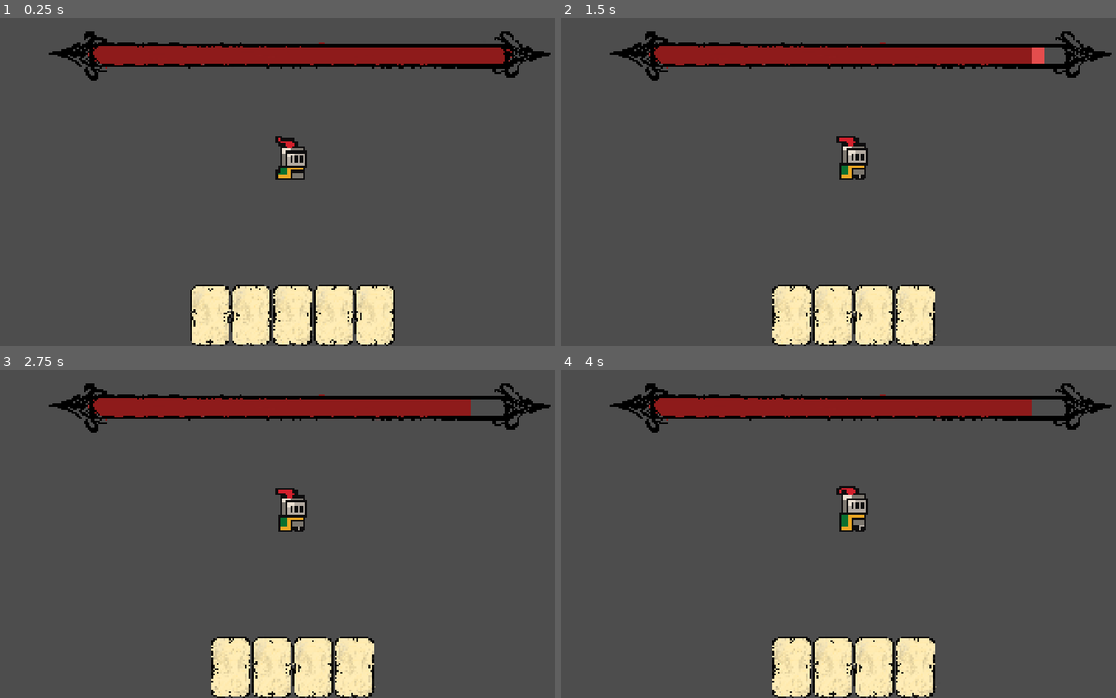
Above: before the commit, frames 1-4 (two rows, left to right).
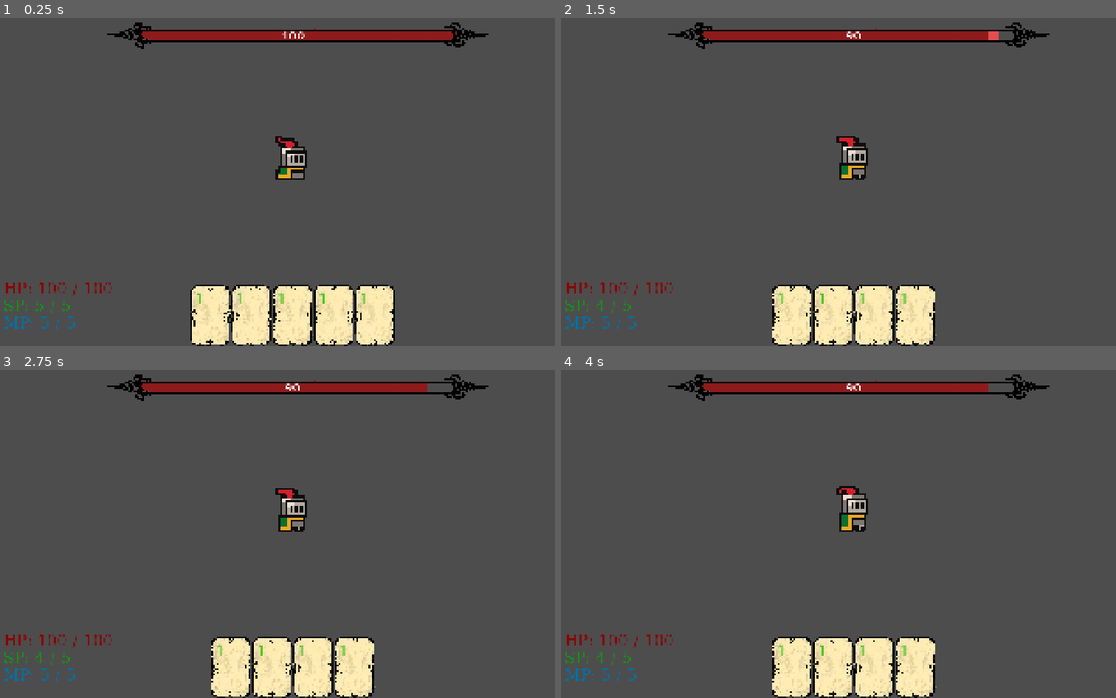
Above: after the commit, the same moments.

Repository: Leony-Liu/LW_game_development
Game: Godot game, scene res://Scene/MAIN/MAIN.tscn
Two runs of this game, one before a commit and one after it. Both use one fixed random seed, a clock stepped at 60 frames per second and the inputs below. This scene is started directly instead of the project's main scene.
Inputs (mouse positions are in pixels of both pictures, inside the frame that each line leads up to):
- Up to frame 1 (0.25 s): no input
- Up to frame 2 (1.5 s): click (771, 316) at 0.52 s; hold D (Right) from 1.28 s (still down); hold Space (block_key) from 1.28 s (still down)
- Up to frame 3 (2.75 s): release D (Right) at 2.03 s; release Space (block_key) at 2.03 s; hold S (Down) from 2.03 s (still down); tap Space (block_key) at 2.1 s
- Up to frame 4 (4 s): tap Enter at 2.75 s; release S (Down) at 2.78 s; hold D (Right) 2.78-3.53 s; hold Space (block_key) 2.78-3.53 s; hold W (Up) from 3.53 s (still down); tap Space (block_key) at 3.6 s

The runs differ from the first frame. In frame 1, 9.1% of the frame differs, in the area x 0-100%, y 1-96%; in frame 2, 8.8%; in frame 3, 8.7%; in frame 4, 8.7%.

Commit message:
新增（战斗场景）：玩家敌人基础数据显示在界面上

Diff:
--- a/DataBase/AllCardData.csv
+++ b/DataBase/AllCardData.csv
@@ -1,3 +1,3 @@
-id,categories,card_name,stanima_cost,mana_cost,damage,effects,reuse,posture_damage,description
-10001,attack,strike,1,0,10,0,1,10,打击：基础攻击牌
-10002,attack,heavy_blow,2,0,20,vulnerable:20,1,20,重击：上20脆弱
+id,categories,card_name,stamina_cost,mana_cost,damage,effects,reuse,posture_damage,description
+10001,attack,strike,1,0,10,0,1,10,打击：攻击牌测试
+10002,attack,heavy_blow,2,0,20,vulnerable:20,1,20, 重击：效果测试增加20点脆弱
--- a/Scene/Battle_scene/Battlescene.tscn
+++ b/Scene/Battle_scene/Battlescene.tscn
@@ -1,11 +1,12 @@
-[gd_scene load_steps=7 format=3 uid="uid://dendpgv3l41yl"]
+[gd_scene load_steps=8 format=3 uid="uid://dendpgv3l41yl"]
 
 [ext_resource type="Script" uid="uid://2fhw3cnsqx6o" path="res://Scene/Battle_scene/Scripts/battle_game_manager.gd" id="1_ebhhr"]
 [ext_resource type="Script" uid="uid://cjkwkg4utu1o8" path="res://Scene/Battle_scene/Scripts/card_manager.gd" id="1_ygjx7"]
 [ext_resource type="PackedScene" uid="uid://7cdujhisinjp" path="res://Scene/Player_Battle_Scene/player.tscn" id="2_noken"]
 [ext_resource type="PackedScene" uid="uid://ci2n0jrhben06" path="res://Scene/Enemy_Battle_Scene/Enemy.tscn" id="3_mvvqq"]
 [ext_resource type="Script" uid="uid://cn6n0udgtnrfh" path="res://Scene/Battle_scene/Scripts/battle_ui_manager.gd" id="3_nr23r"]
-[ext_resource type="PackedScene" uid="uid://d4lo5ywjrle2p" path="res://Scene/Battle_scene/PrivateScene/UI/HPBar/hp_bar_root.tscn" id="6_qo3ej"]
+[ext_resource type="PackedScene" uid="uid://d4lo5ywjrle2p" path="res://Scene/Battle_scene/PrivateScene/UI/EnemyHPBar/enemy_hp_bar_root.tscn" id="6_qo3ej"]
+[ext_resource type="PackedScene" uid="uid://c5rx8b18vfr3k" path="res://Scene/Battle_scene/PrivateScene/UI/PlayerInformation/player_infromation.tscn" id="7_tsycl"]
 
 [node name="BattleScene" type="Node2D"]
 script = ExtResource("1_ebhhr")
@@ -60,5 +61,8 @@
 grow_horizontal = 2
 grow_vertical = 0
 
-[node name="HPBarRoot" parent="UIManager/UIRoot" instance=ExtResource("6_qo3ej")]
+[node name="EnemyHPBarRoot" parent="UIManager/UIRoot" instance=ExtResource("6_qo3ej")]
 layout_mode = 1
+
+[node name="PlayerInfromation" parent="UIManager/UIRoot" instance=ExtResource("7_tsycl")]
+layout_mode = 1
--- a/Scene/Battle_scene/PrivateScene/UI/HPBar/hp_bar_root.gd
+++ b/Scene/Battle_scene/PrivateScene/UI/EnemyHPBar/enemy_hp_bar_root.gd
@@ -1,7 +1,12 @@
+
+
+
 extends Control
 
 @onready var current_hp_bar = $current_hp
 @onready var different_hp_bar = $different_hp
+@onready var show_hp = $MarginContainer/currentHP
+
 
 # 声明一个变量来存储动画，防止连续被砍时动画冲突
 var catchup_tween: Tween
@@ -12,6 +17,9 @@
 
 
 func _on_enemy_hp_changed(current: int, max_hp: int) -> void:
+
+	show_hp.text = "%d" % [current]
+	print("敌人血条：成功同步血量数值显示，当前血量为%d" %current)
 	# 1. 更新最大血量上限（以防不同怪物血量上限不同）
 	current_hp_bar.max_value = max_hp
 	different_hp_bar.max_value = max_hp
@@ -27,10 +35,7 @@
 	# 创建一个新的补间动画
 	catchup_tween = create_tween()
 
-	# 【神仙手感调优】：
-	# set_delay(0.2)：让底部的差值血条先停顿 0.2 秒，让玩家看清楚扣了多少血。
-	# set_trans(Tween.TRANS_SINE) + set_ease(Tween.EASE_OUT)：让血条缩减的速度先快后慢，非常丝滑。
-	# 0.4：整个缩减过程花费 0.4 秒。
+
 	catchup_tween.tween_property(different_hp_bar, "value", current, 0.4)\
 		.set_delay(0.2)\
 		.set_trans(Tween.TRANS_SINE)\
--- /dev/null
+++ b/Scene/Battle_scene/PrivateScene/UI/EnemyHPBar/enemy_hp_bar_root.tscn
@@ -0,0 +1,76 @@
+[gd_scene load_steps=6 format=3 uid="uid://d4lo5ywjrle2p"]
+
+[ext_resource type="Script" uid="uid://2lxesc776017" path="res://Scene/Battle_scene/PrivateScene/UI/EnemyHPBar/enemy_hp_bar_root.gd" id="1_5soxg"]
+[ext_resource type="Texture2D" uid="uid://c513o4fa1etss" path="res://Scene/Battle_scene/PrivateScene/UI/EnemyHPBar/差值血量.png" id="2_7fqla"]
+[ext_resource type="Texture2D" uid="uid://x63ea576ylmu" path="res://Scene/Battle_scene/PrivateScene/UI/EnemyHPBar/当前血量.png" id="3_vujmf"]
+[ext_resource type="Texture2D" uid="uid://mn2ejus4w476" path="res://Scene/Battle_scene/PrivateScene/UI/EnemyHPBar/边框.png" id="4_065f2"]
+
+[sub_resource type="Theme" id="Theme_5soxg"]
+Label/font_sizes/font_size = 60
+
+[node name="EnemyHPBarRoot" type="Control"]
+layout_mode = 3
+anchors_preset = 5
+anchor_left = 0.5
+anchor_right = 0.5
+grow_horizontal = 2
+scale = Vector2(0.76, 0.52)
+script = ExtResource("1_5soxg")
+
+[node name="different_hp" type="TextureProgressBar" parent="."]
+layout_mode = 1
+anchors_preset = 5
+anchor_left = 0.5
+anchor_right = 0.5
+offset_left = -667.0
+offset_top = 54.0
+offset_right = 716.0
+offset_bottom = 211.0
+grow_horizontal = 2
+value = 100.0
+texture_progress = ExtResource("2_7fqla")
+
+[node name="current_hp" type="TextureProgressBar" parent="."]
+layout_mode = 1
+anchors_preset = 5
+anchor_left = 0.5
+anchor_right = 0.5
+offset_left = -665.0
+offset_top = 71.0
+offset_right = 716.0
+offset_bottom = 200.0
+grow_horizontal = 2
+value = 100.0
+texture_progress = ExtResource("3_vujmf")
+
+[node name="border" type="TextureRect" parent="."]
+layout_mode = 1
+anchors_preset = 5
+anchor_left = 0.5
+anchor_right = 0.5
+offset_left = -877.5
+offset_right = 877.5
+offset_bottom = 294.0
+grow_horizontal = 2
+texture = ExtResource("4_065f2")
+
+[node name="Control" type="Control" parent="."]
+anchors_preset = 0
+offset_right = 40.0
+offset_bottom = 40.0
+
+[node name="MarginContainer" type="MarginContainer" parent="."]
+layout_mode = 1
+anchors_preset = 5
+anchor_left = 0.5
+anchor_right = 0.5
+offset_left = -20.0
+offset_right = 20.0
+offset_bottom = 40.0
+grow_horizontal = 2
+theme_override_constants/margin_top = 92
+
+[node name="currentHP" type="Label" parent="MarginContainer"]
+layout_mode = 2
+theme = SubResource("Theme_5soxg")
+text = "this is a bug"
--- a/Scene/Battle_scene/PrivateScene/UI/HPBar/hp_bar_root.tscn
+++ /dev/null
@@ -1,57 +0,0 @@
-[gd_scene load_steps=5 format=3 uid="uid://d4lo5ywjrle2p"]
-
-[ext_resource type="Script" uid="uid://2lxesc776017" path="res://Scene/Battle_scene/PrivateScene/UI/HPBar/hp_bar_root.gd" id="1_05lbt"]
-[ext_resource type="Texture2D" uid="uid://c513o4fa1etss" path="res://Scene/Battle_scene/PrivateScene/UI/HPBar/差值血量.png" id="2_tde1c"]
-[ext_resource type="Texture2D" uid="uid://x63ea576ylmu" path="res://Scene/Battle_scene/PrivateScene/UI/HPBar/当前血量.png" id="3_cccla"]
-[ext_resource type="Texture2D" uid="uid://mn2ejus4w476" path="res://Scene/Battle_scene/PrivateScene/UI/HPBar/边框.png" id="4_lldmq"]
-
-[node name="HPBarRoot" type="Control"]
-layout_mode = 3
-anchors_preset = 15
-anchor_right = 1.0
-anchor_bottom = 1.0
-grow_horizontal = 2
-grow_vertical = 2
-script = ExtResource("1_05lbt")
-
-[node name="different_hp" type="TextureProgressBar" parent="."]
-layout_mode = 1
-anchors_preset = 5
-anchor_left = 0.5
-anchor_right = 0.5
-offset_left = -667.0
-offset_top = 54.0
-offset_right = 716.0
-offset_bottom = 211.0
-grow_horizontal = 2
-value = 100.0
-texture_progress = ExtResource("2_tde1c")
-
-[node name="current_hp" type="TextureProgressBar" parent="."]
-layout_mode = 1
-anchors_preset = 5
-anchor_left = 0.5
-anchor_right = 0.5
-offset_left = -665.0
-offset_top = 71.0
-offset_right = 716.0
-offset_bottom = 200.0
-grow_horizontal = 2
-value = 100.0
-texture_progress = ExtResource("3_cccla")
-
-[node name="border" type="TextureRect" parent="."]
-layout_mode = 1
-anchors_preset = 5
-anchor_left = 0.5
-anchor_right = 0.5
-offset_left = -877.5
-offset_right = 877.5
-offset_bottom = 294.0
-grow_horizontal = 2
-texture = ExtResource("4_lldmq")
-
-[node name="Control" type="Control" parent="."]
-anchors_preset = 0
-offset_right = 40.0
-offset_bottom = 40.0
--- /dev/null
+++ b/Scene/Battle_scene/PrivateScene/UI/PlayerInformation/player_infromation.gd
@@ -0,0 +1,26 @@
+extends Control # 或者你根节点的实际类型，比如 CanvasLayer/MarginContainer
+
+# 获取三个 Label 节点的引用
+@onready var hp_label = $MarginContainer/VBoxContainer/HP
+@onready var stamina_label = $MarginContainer/VBoxContainer/Stanima
+@onready var mana_label = $MarginContainer/VBoxContainer/Mana
+
+
+func _ready():
+	# 监听全局事件总线，连接到对应的更新函数
+	EventBus.player_hp_changed.connect(update_hp)
+	EventBus.player_stamina_changed.connect(update_stamina)
+	EventBus.player_mana_changed.connect(update_mana)
+
+
+# --- 定义接收信号后执行的更新函数 ---
+
+func update_hp(current_hp: float, max_hp: float):
+	hp_label.text = "HP: %d / %d" % [current_hp, max_hp]
+
+func update_stamina(current_stamina: int, max_stamina: int):
+	# 注意参数名与你信号定义的保持了一致
+	stamina_label.text = "SP: %d / %d" % [current_stamina, max_stamina]
+
+func update_mana(current_mana: int, max_mana: int):
+	mana_label.text = "MP: %d / %d" % [current_mana, max_mana]
--- /dev/null
+++ b/Scene/Battle_scene/PrivateScene/UI/PlayerInformation/player_infromation.tscn
@@ -0,0 +1,63 @@
+[gd_scene load_steps=4 format=3 uid="uid://c5rx8b18vfr3k"]
+
+[ext_resource type="Script" uid="uid://bevfk1a46rt8a" path="res://Scene/Battle_scene/PrivateScene/UI/PlayerInformation/player_infromation.gd" id="1_on5e8"]
+
+[sub_resource type="FontFile" id="FontFile_on5e8"]
+cache/0/16/0/ascent = 0.0
+cache/0/16/0/descent = 0.0
+cache/0/16/0/underline_position = 0.0
+cache/0/16/0/underline_thickness = 0.0
+cache/0/16/0/scale = 1.0
+cache/0/72/0/ascent = 0.0
+cache/0/72/0/descent = 0.0
+cache/0/72/0/underline_position = 0.0
+cache/0/72/0/underline_thickness = 0.0
+cache/0/72/0/scale = 1.0
+cache/0/50/0/ascent = 0.0
+cache/0/50/0/descent = 0.0
+cache/0/50/0/underline_position = 0.0
+cache/0/50/0/underline_thickness = 0.0
+cache/0/50/0/scale = 1.0
+
+[sub_resource type="Theme" id="Theme_3dl66"]
+Label/font_sizes/font_size = 50
+Label/fonts/font = SubResource("FontFile_on5e8")
+
+[node name="PlayerInfromation" type="Control"]
+layout_mode = 3
+anchors_preset = 15
+anchor_right = 1.0
+anchor_bottom = 1.0
+grow_horizontal = 2
+grow_vertical = 2
+script = ExtResource("1_on5e8")
+
+[node name="MarginContainer" type="MarginContainer" parent="."]
+layout_mode = 1
+anchors_preset = 2
+anchor_top = 1.0
+anchor_bottom = 1.0
+offset_top = -209.0
+offset_right = 78.0
+grow_vertical = 0
+theme_override_constants/margin_left = 20
+theme_override_constants/margin_bottom = 20
+
+[node name="VBoxContainer" type="VBoxContainer" parent="MarginContainer"]
+layout_mode = 2
+theme = SubResource("Theme_3dl66")
+
+[node name="HP" type="Label" parent="MarginContainer/VBoxContainer"]
+layout_mode = 2
+theme_override_colors/font_color = Color(0.55, 0, 0, 1)
+text = "this is a bug"
+
+[node name="Stanima" type="Label" parent="MarginContainer/VBoxContainer"]
+layout_mode = 2
+theme_override_colors/font_color = Color(0.1064, 0.56, 0.11396, 1)
+text = "this is a bug"
+
+[node name="Mana" type="Label" parent="MarginContainer/VBoxContainer"]
+layout_mode = 2
+theme_override_colors/font_color = Color(0.0132, 0.4444, 0.66, 1)
+text = "this is a bug"
--- a/Scene/Card_scene/Card.tscn
+++ b/Scene/Card_scene/Card.tscn
@@ -1,7 +1,14 @@
-[gd_scene load_steps=14 format=3 uid="uid://b5bqwwplbqjgj"]
+[gd_scene load_steps=16 format=3 uid="uid://b5bqwwplbqjgj"]
 
 [ext_resource type="Script" uid="uid://bs05jrql004kf" path="res://Scene/Card_scene/Scripts/card_base.gd" id="1_avhnj"]
 [ext_resource type="Texture2D" uid="uid://bfrijf1mq6q8x" path="res://Scene/Card_scene/Arts/CardBackground.png" id="2_y7w7l"]
+
+[sub_resource type="Theme" id="Theme_xivxr"]
+Label/colors/font_color = Color(0.315423, 0.787908, 0.0982825, 1)
+Label/font_sizes/font_size = 50
+
+[sub_resource type="Theme" id="Theme_d862h"]
+Label/font_sizes/font_size = 32
 
 [sub_resource type="StyleBoxEmpty" id="StyleBoxEmpty_i38s8"]
 
@@ -68,23 +75,43 @@
 expand_mode = 1
 
 [node name="Illustration" type="TextureRect" parent="Visual"]
+layout_mode = 1
+anchors_preset = 8
+anchor_left = 0.5
+anchor_top = 0.5
+anchor_right = 0.5
+anchor_bottom = 0.5
+offset_left = -20.0
+offset_top = -20.0
+offset_right = 20.0
+offset_bottom = 20.0
+grow_horizontal = 2
+grow_vertical = 2
+
+[node name="MarginContainer" type="MarginContainer" parent="Visual"]
 layout_mode = 0
 offset_right = 40.0
 offset_bottom = 40.0
+theme = SubResource("Theme_xivxr")
+theme_override_constants/margin_left = 15
+theme_override_constants/margin_top = 5
 
-[node name="CostLable" type="Label" parent="Visual"]
-layout_mode = 0
-offset_right = 40.0
-offset_bottom = 23.0
+[node name="CostLable" type="Label" parent="Visual/MarginContainer"]
+layout_mode = 2
+text = "this is a bug
+"
+horizontal_alignment = 1
+vertical_alignment = 1
 
 [node name="Button" type="Button" parent="Visual"]
 custom_minimum_size = Vector2(130, 200)
 layout_mode = 1
-anchors_preset = -1
-anchor_right = 0.192
-anchor_bottom = 0.138
-offset_right = -16.96
-offset_bottom = -19.6
+anchors_preset = 15
+anchor_right = 1.0
+anchor_bottom = 1.0
+grow_horizontal = 2
+grow_vertical = 2
+theme = SubResource("Theme_d862h")
 theme_override_styles/focus = SubResource("StyleBoxEmpty_i38s8")
 theme_override_styles/disabled_mirrored = SubResource("StyleBoxEmpty_fjayt")
 theme_override_styles/disabled = SubResource("StyleBoxEmpty_7viw0")
--- a/Scene/Card_scene/Scripts/card_base.gd
+++ b/Scene/Card_scene/Scripts/card_base.gd
@@ -9,6 +9,8 @@
 # 参数
 var card_id :int
 var card_data:Dictionary# 卡牌数据存储
+
+@onready var card_cost = $Visual/MarginContainer/CostLable
 
 func _ready():
 	_fetch_data_from_database()
@@ -27,6 +29,21 @@
 
 	# 2.获取卡牌数据，打包进“card_data”
 	card_data = CardDataBase.get_card(card_id)
+
+	# TODO 同步资源消耗ui，暂时为数字显示
+	if card_data["stamina_cost"] != 0 :
+		card_cost.text = str(card_data["stamina_cost"])
+		print("基础卡牌：已同步体力消耗 -> %d" %card_data["stamina_cost"])
+
+	elif card_cost["mana_cost"] != 0:
+		card_cost.text = str(card_data["mana_cost"])
+		print("基础卡牌：已同步能量消耗 -> %d" %card_data["mana_cost"])
+
+	elif card_data["stamina_cost"] == 0 and card_cost["mana_cost"] == 0:
+		card_cost.text  = str("")
+	else:
+		push_error("基础卡牌：该卡牌未设置体力/能量消耗")
+
 	print("基础卡牌：成功获取数据 -> ", card_data.get("name", "未知卡牌"))
 
 
--- /dev/null
+++ b/Scene/Enemy_Battle_Scene/PrivateScene/EnemyVisuals/enemy_visuals.tscn
@@ -0,0 +1,3 @@
+[gd_scene format=3 uid="uid://dvwff7fyjmfoc"]
+
+[node name="EnemyVisuals" type="Node2D"]
--- a/Scene/Enemy_Battle_Scene/Scripts/enemy_combat_data.gd
+++ b/Scene/Enemy_Battle_Scene/Scripts/enemy_combat_data.gd
@@ -22,6 +22,20 @@
 @export var real_damage_multiplier: int = 0 # 真实伤害倍率
 
 # ==========================================
+# 初始化：战斗开始时同步初始数据给 UI
+# ==========================================
+func _ready() -> void:
+	# 使用 call_deferred 延迟到当前帧结束时执行
+	# 这样可以保证 UI 节点的 _ready 已经执行，信号线已经接好
+	call_deferred("_sync_initial_stats")
+
+func _sync_initial_stats() -> void:
+	print("玩家战斗数据：向 UI 推送初始面板数据...")
+	EventBus.enemy_hp_changed.emit(enemy_current_hp,enemy_max_hp)
+
+
+
+# ==========================================
 # 提供改动方法
 # ==========================================
 
--- a/Scene/MAIN/Scripts/event_bus.gd
+++ b/Scene/MAIN/Scripts/event_bus.gd
@@ -14,4 +14,9 @@
 signal enemy_dealt_damage(payload: Dictionary)  # 传递敌人造成的伤害
 
 # —————— UI 更新信号 ——————
+# 敌人
 signal enemy_hp_changed(current_hp: int, max_hp: int) # 敌人血量变化
+# 玩家
+signal player_hp_changed(current_hp: float, max_hp: float) # 玩家血量变化
+signal player_stamina_changed(current_stamina: int, max_stamina: int) # 玩家体力变化
+signal player_mana_changed(current_mana: int, max_mana: int) # 玩家能量变化
--- a/Scene/Player_Battle_Scene/Scripts/player_combat_data.gd
+++ b/Scene/Player_Battle_Scene/Scripts/player_combat_data.gd
@@ -16,9 +16,9 @@
 # ==========================================
 # —————— 定义信号 ——————
 signal hp_changed(current_hp, max_hp) # 生命值变化后广播
-signal stanima_changed(current_stanima, max_stanima) # 体力变化后广播
+signal stamina_changed(current_stamina, max_stamina) # 体力变化后广播
 signal mana_changed(current_mana, max_mana) # 能量变化后广播
-signal not_enough_stanima() # 体力不足
+signal not_enough_stamina() # 体力不足
 signal not_enough_mana() # 能量不足
 
 
@@ -26,8 +26,8 @@
 @export var current_hp: float # 实时生命
 @export var max_hp: float # 最大生命值
 
-@export var current_stanima: int # 实时体力
-@export var max_stanima: int # 最大体力
+@export var current_stamina: int # 实时体力
+@export var max_stamina: int # 最大体力
 
 @export var current_mana: int # 实时能量
 @export var max_mana: int # 最大能量
@@ -35,28 +35,50 @@
 @export var current_defence: float # 实时防御力
 @export var current_shield: float # 实时护盾值
 
-@export var current_stanima_recover_speed: float # 体力恢复速度
+@export var current_stamina_recover_speed: float # 体力恢复速度
 @export var current_mana_recover_speed: float # 能量恢复速度
 
 # —————— 功能实现参数 ——————
-var _stanima_recovery_timer: float = 0.0 # 体力恢复累计器
+var _stamina_recovery_timer: float = 0.0 # 体力恢复累计器
 var _mana_recovery_timer: float = 0.0 # 能量恢复累计器
 
+
+# ==========================================
+# 初始化：战斗开始时同步初始数据给 UI
+# ==========================================
+func _ready() -> void:
+	# 使用 call_deferred 延迟到当前帧结束时执行
+	# 这样可以保证 UI 节点的 _ready 已经执行，信号线已经接好
+	call_deferred("_sync_initial_stats")
+
+func _sync_initial_stats() -> void:
+	print("玩家战斗数据：向 UI 推送初始面板数据...")
+	EventBus.player_hp_changed.emit(current_hp, max_hp)
+	EventBus.player_stamina_changed.emit(current_stamina, max_stamina)
+	EventBus.player_mana_changed.emit(current_mana, max_mana)
 
 # ==========================================
 # 体力、能量恢复（被动）
 # ==========================================
 
 # 1.体力恢复
-func stanima_recovery(delta:float)->void:
+func stamina_recovery(delta:float)->void:
 	# 体力未满就开始恢复体力
-	if current_stanima < max_stanima:
-		_stanima_recovery_timer += delta
+	if current_stamina < max_stamina:
+		_stamina_recovery_timer += delta
 
 		# 跑完所需时间，体力就加一
-		if _stanima_recovery_timer >= current_stanima_recover_speed:
-			current_stanima += 1
-			print("玩家战斗数据：体力恢复 + 1")
+		if _stamina_recovery_timer >= current_stamina_recover_speed:
+			current_stamina += 1
+
+			# 清空计时器，重新开始下一轮1点体力的计算
+			_stamina_recovery_timer -= current_stamina_recover_speed
+
+			# 发送全局信号，通知 UI 刷新
+			EventBus.player_stamina_changed.emit(current_stamina, max_stamina)
+
+			print("玩家战斗数据：体力恢复 + 1，当前体力：%d" % current_stamina)
+
 # 2. 能量恢复
 func mana_recovery(delta:float):
 	# 能量未满就开始恢复体力
@@ -66,21 +88,29 @@
 		# 跑完所需时间，能量就加一
 		if _mana_recovery_timer >= current_mana_recover_speed:
 			current_mana += 1
-			print("玩家战斗数据：能量恢复 + 1")
+
+			# 清空计时器，重新开始下一轮1点能量的计算
+			_mana_recovery_timer -= current_mana_recover_speed
+
+			# 发送全局信号，通知 UI 刷新】
+			EventBus.player_mana_changed.emit(current_mana, max_mana)
+
+			print("玩家战斗数据：能量恢复 + 1，当前能量：%d" % current_mana)
 
 
 # ==========================================
 # 体力、能量扣除方法（主动）
 # ==========================================
 # 1. 体力扣除
-func consume_stanima(cost: int) -> bool:
-	if current_stanima >= cost:
-		current_stanima -= cost
+func consume_stamina(cost: int) -> bool:
+	if current_stamina >= cost:
+		current_stamina -= cost
 
 		# 消耗体力后，打断当前的充能进度，从零开始重新算
-		_stanima_recovery_timer = 0.0
+		_stamina_recovery_timer = 0.0
 		# 体力变化后发送信号（让UI变动、敌人AI检测）
-		stanima_changed.emit(current_stanima, max_stanima)
+		stamina_changed.emit(current_stamina, max_stamina) # 玩家系统内信号
+		EventBus.player_stamina_changed.emit(current_stamina,max_stamina) # 全局信号
 		print("玩家战斗数据：消耗 %d 点体力" % cost)
 		return true
 	else:
@@ -96,6 +126,7 @@
 		# 能量变化后发送信号（让UI变动、敌人AI检测）
 		mana_changed.emit(current_mana, max_mana)
 		print("玩家战斗数据：消耗 %d 点能量" % cost)
+		EventBus.player_stamina_changed.emit(current_stamina,max_stamina)
 		return true
 	else:
 		print("玩家战斗数据：能量不足！")
@@ -131,7 +162,7 @@
 			var stamina_cost = 1
 			print("玩家战斗数据：普通格挡！尝试消耗 %d 点体力抵挡攻击..." % stamina_cost)
 
-			if consume_stanima(stamina_cost):
+			if consume_stamina(stamina_cost):
 				print("玩家战斗数据：体力充足，成功防下该次攻击，不受伤害。")
 				final_damage = 0
 			else:
@@ -141,12 +172,17 @@
 
 	# 最终伤害结算
 	if final_damage > 0:
+
 		# 当前生命值减去伤害数值
 		current_hp -= final_damage
+
 		# 限制玩家血量在 0 到最大血量之间（整数）
 		current_hp = clampi(current_hp, 0, max_hp)
+
 		# 生命值变化后发送信号（让UI变动、敌人AI检测）
-		hp_changed.emit(current_hp, max_hp)
+		hp_changed.emit(current_hp, max_hp) # 系统内信号
+		EventBus.player_hp_changed.emit(current_hp,max_hp) # 全局信号
+
 		print("玩家战斗数据：：受到 %d 点真实伤害，剩余血量：%d" % [final_damage, current_hp])
 
 		# 玩家死亡判定
--- a/Scene/Player_Battle_Scene/Scripts/player_idle.gd
+++ b/Scene/Player_Battle_Scene/Scripts/player_idle.gd
@@ -17,7 +17,7 @@
 # 在本状态内每帧执行
 func update(delta: float) -> void:
 	# 每帧恢复资源
-	host.get_node("Data/CombatData").stanima_recovery(delta)
+	host.get_node("Data/CombatData").stamina_recovery(delta)
 	host.get_node("Data/CombatData").mana_recovery(delta)
 
 	# 当按下格挡键
@@ -25,7 +25,7 @@
 		# 连接玩家战斗数据
 		var combat_data = host.get_node("Data/CombatData")
 		# 检查是否有体力
-		if combat_data.current_stanima > 0:
+		if combat_data.current_stamina > 0:
 			# 若有则直接进入格挡
 			get_parent().transition_to("Parry")
 		else:
@@ -33,7 +33,7 @@
 			if Input.is_action_just_pressed("block_key"):# 注意：为防止每帧都执行，进行按下检测
 				print("待机状态：体力枯竭 (0点)！无法举起武器进行格挡！")
 				# 发送体力不足信号
-				host.get_nodenode("Data/CombatData")._not_enough_stanima.emit()
+				host.get_node("Data/CombatData").not_enough_stamina.emit()
 
 # ==========================================
 # 核验出牌资源
@@ -47,9 +47,9 @@
 
 	# a. 攻击牌：核验体力
 	if card_data["categories"] == "attack":
-		var cost = card_data.get("stanima_cost", 1) # 默认消耗1点防错
+		var cost = card_data.get("stamina_cost", 1) # 默认消耗1点防错
 		# 成功扣除后进入攻击状态
-		if combat_data.consume_stanima(cost):
+		if combat_data.consume_stamina(cost):
 			print("待机状态：体力扣除成功，切入 Attack 状态")
 			get_parent().transition_to("Attack", {"card": card_data})
 			return true
--- a/Scene/Player_Battle_Scene/player.tscn
+++ b/Scene/Player_Battle_Scene/player.tscn
@@ -215,12 +215,12 @@
 script = ExtResource("5_hp4bs")
 current_hp = 100.0
 max_hp = 100.0
-current_stanima = 5
-max_stanima = 5
+current_stamina = 5
+max_stamina = 5
 current_mana = 5
 max_mana = 5
-current_stanima_recover_speed = 1.0
-current_mana_recover_speed = 2.0
+current_stamina_recover_speed = 2.0
+current_mana_recover_speed = 4.0
 
 [node name="Calculator" type="Node" parent="Data"]
 script = ExtResource("6_6ltmb")
Renamed: Scene/Battle_scene/PrivateScene/UI/HPBar/hp_bar_root.gd.uid -> Scene/Battle_scene/PrivateScene/UI/EnemyHPBar/enemy_hp_bar_root.gd.uid
Renamed: Scene/Battle_scene/PrivateScene/UI/HPBar/差值血量.png -> Scene/Battle_scene/PrivateScene/UI/EnemyHPBar/差值血量.png
Not shown, changed: Scene/Battle_scene/PrivateScene/UI/EnemyHPBar/差值血量.png.import
Renamed: Scene/Battle_scene/PrivateScene/UI/HPBar/当前血量.png -> Scene/Battle_scene/PrivateScene/UI/EnemyHPBar/当前血量.png
Not shown, added: Scene/Battle_scene/PrivateScene/UI/EnemyHPBar/当前血量.png.import
Renamed: Scene/Battle_scene/PrivateScene/UI/HPBar/边框.png -> Scene/Battle_scene/PrivateScene/UI/EnemyHPBar/边框.png
Not shown, added: Scene/Battle_scene/PrivateScene/UI/EnemyHPBar/边框.png.import
Not shown, added: Scene/Battle_scene/PrivateScene/UI/PlayerInformation/player_infromation.gd.uid
Binary file added: Scene/Enemy_Battle_Scene/PrivateScene/EnemyVisuals/Arts/右手.png
Not shown, added: Scene/Enemy_Battle_Scene/PrivateScene/EnemyVisuals/Arts/右手.png.import
Binary file added: Scene/Enemy_Battle_Scene/PrivateScene/EnemyVisuals/Arts/头.png
Not shown, added: Scene/Enemy_Battle_Scene/PrivateScene/EnemyVisuals/Arts/头.png.import
(and 10 more such lines)
